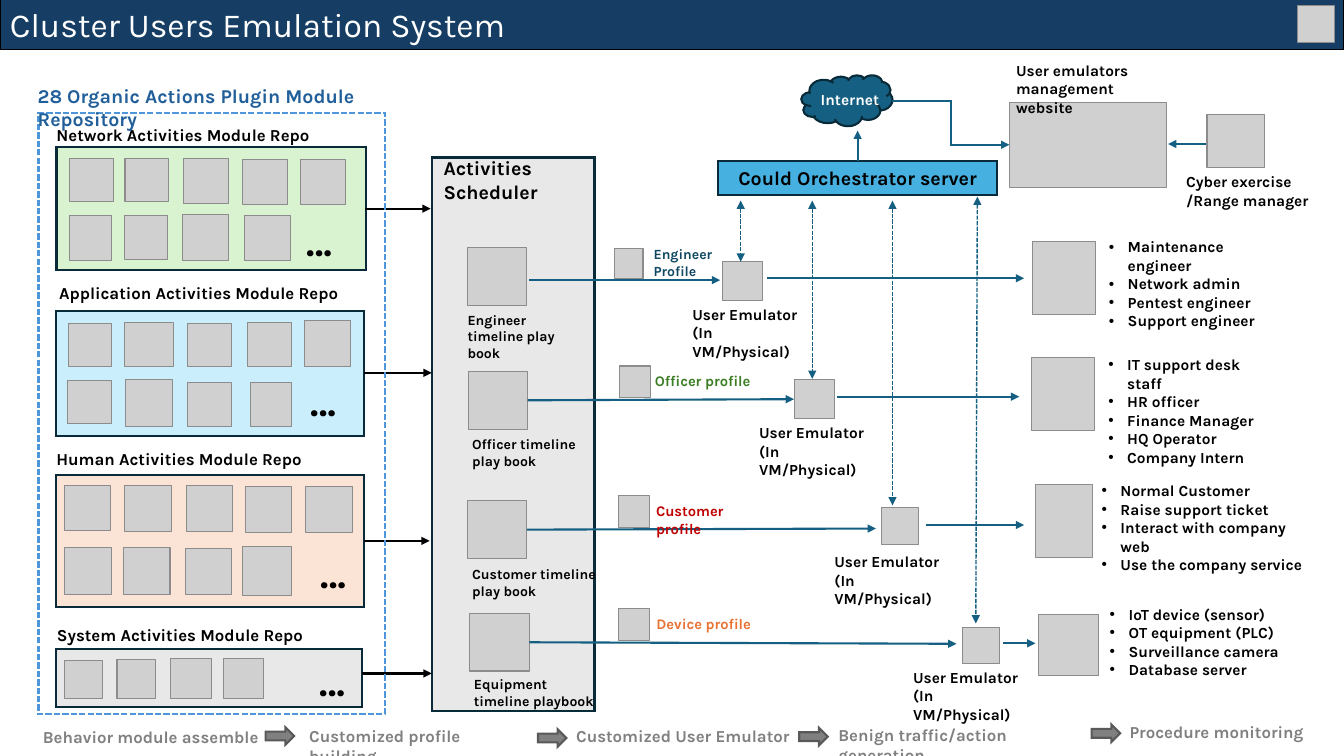
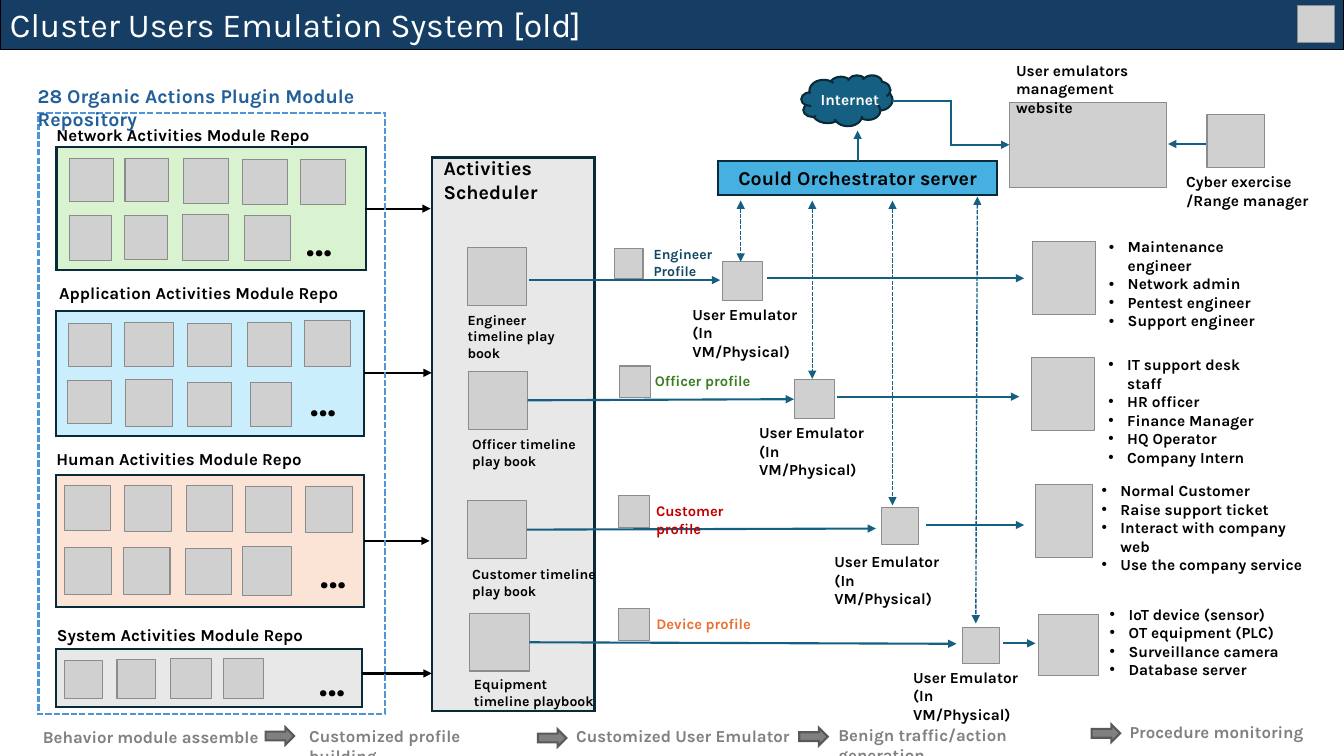
Before and after one commit to LiuYuancheng/Cluster_User_Emulation_System, a slide deck: slide 1 of doc/Introduction.pptx. Drawn at 1344x756 pixels with LibreOffice and Linux fonts; fonts in the diff are those of the drawing; grey boxes stand for pictures. Boxes give left, top, right and bottom in pixels: in the first picture for what was removed or moved away, otherwise in the second. Text is boxed around its words. In the diff, an @@ line names an element or a change of style, - is before the commit and + after.

```diff
--- a/doc/Introduction.pptx
+++ b/doc/Introduction.pptx
@@ text in rectangle at (10,12,581,45): text changed @@
-Cluster Users Emulation System
+Cluster Users Emulation System [old]
```
Also in this commit, not shown: 1 slide added.
